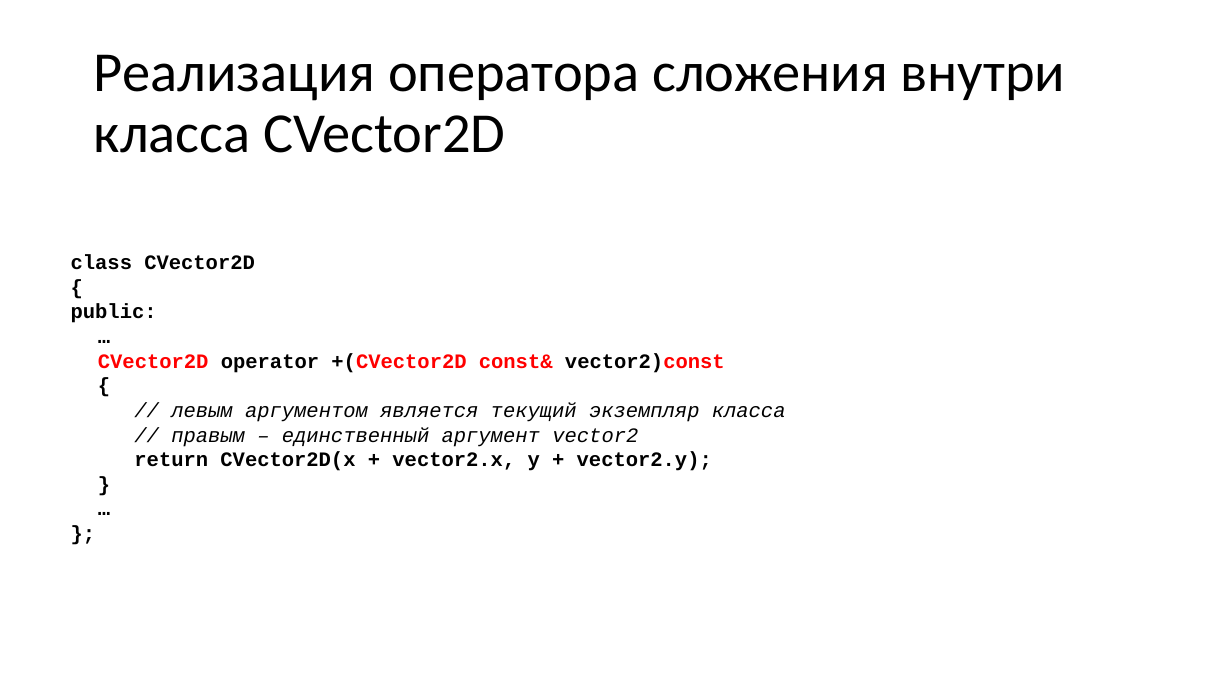
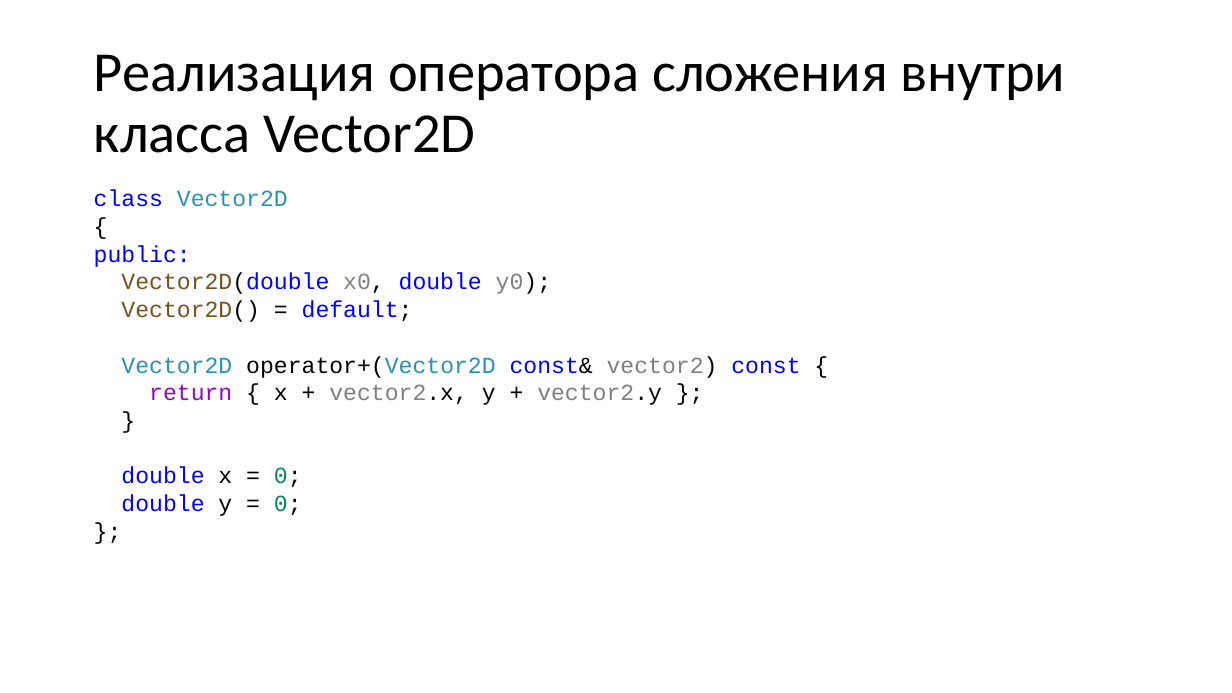
Before and after one commit to alexey-malov/oop, a slide deck: slide 12 of lectures/04/Дружественные функции и классы. Перегрузка операций.pptx (slide 18 before the commit). Drawn at 1232x693 pixels with LibreOffice and Linux fonts; fonts in the diff are those of the drawing. Boxes give left, top, right and bottom in pixels: in the first picture for what was removed or moved away, otherwise in the second. Text is boxed around its words. In the diff, an @@ line names an element or a change of style, - is before the commit and + after.

```diff
--- a/lectures/04/Дружественные функции и классы. Перегрузка операций.pptx
+++ b/lectures/04/Дружественные функции и классы. Перегрузка операций.pptx
@@ title at [94, 54, 1066, 153]: text changed @@
-Реализация оператора сложения внутри класса CVector2D
+Реализация оператора сложения внутри класса Vector2D
@@ text "class Vector2D": place and size @@
-text "class Vector2D" at [71, 255, 786, 471]
+text "class Vector2D" at [94, 190, 800, 516]
@@ text at [94, 190, 288, 207]: text changed; size 16 to 18 pt; text colour #000000 to #2B91AF; bold off @@
-class CVector2D
+class Vector2D
@@ text at [94, 245, 191, 267]: size 16 to 18 pt, bold off in "{", "public:", "}", "};"; text colour #000000 to #0000FF in "public:" @@
@@ text at [121, 273, 800, 405]: text changed; size 16 to 18 pt; bold off @@
-…
-CVector2D operator +(CVector2D const& vector2)const
-{
-// левым аргументом является текущий экземпляр класса
-// правым – единственный аргумент vector2
-return CVector2D(x + vector2.x, y + vector2.y);
+Vector2D(double x0, double y0);
+Vector2D() = default;
+Vector2D operator+(Vector2D const& vector2) const {
+return { x + vector2.x, y + vector2.y };
@@ text at [121, 467, 302, 516]: text changed; size 16 to 18 pt; text colour #000000 to #0000FF; bold off @@
-…
+double x = 0;
+double y = 0;
```
Also in this commit, not shown: 27 other slides changed, 6 slides added, 17 slides removed.
